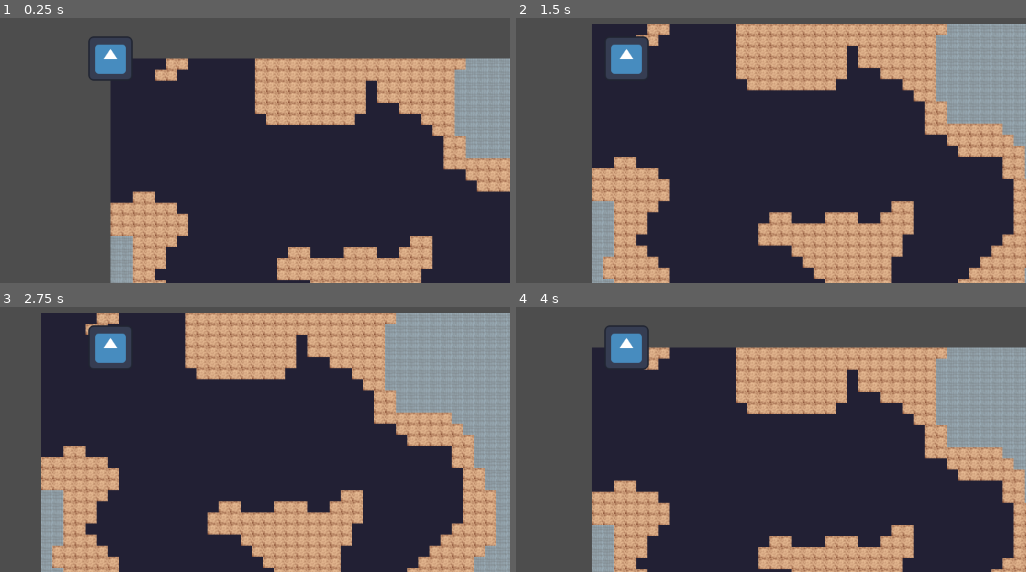
Above: before the commit, frames 1-4 (two rows, left to right).
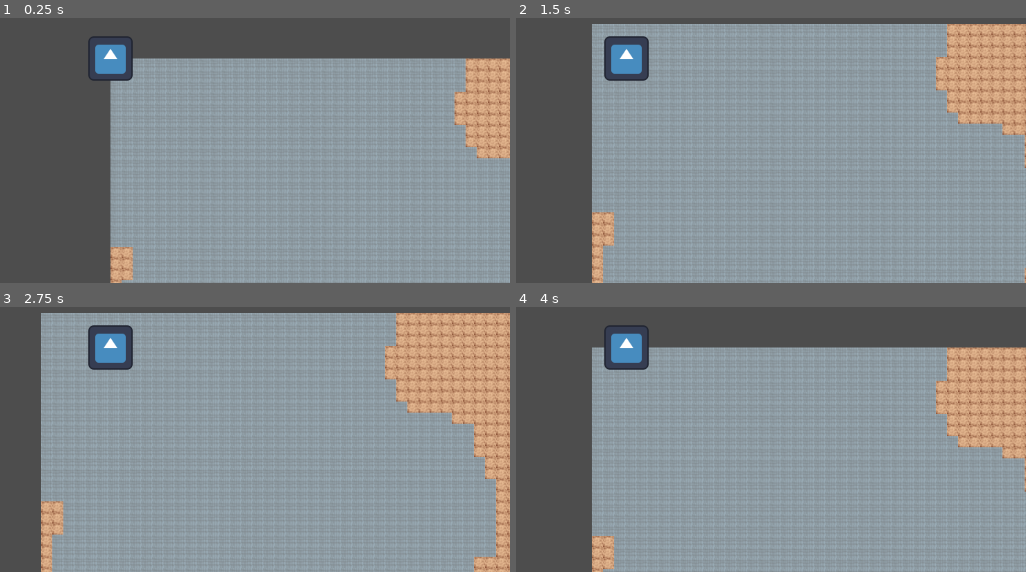
Above: after the commit, the same moments.

Repository: serviux/MysteryDungeon
Game: Godot game, scene res://main.tscn
The game is run twice, just before and just after one commit, with the same random seed, the same clock (stepped at 60 frames per second) and the same inputs. The engine's default icon, where the game draws it, is replaced by a stand-in: a white triangle on a blue panel in a dark square.
Inputs:
- Up to frame 1 (0.25 s): no input
- Up to frame 2 (1.5 s): tap Enter at 0.5 s; hold D (move_right) 0.53-1.28 s; tap Space at 1.25 s; hold S (move_down) from 1.28 s (still down)
- Up to frame 3 (2.75 s): tap Enter at 2 s; release S (move_down) at 2.03 s; hold D (move_right) from 2.03 s (still down)
- Up to frame 4 (4 s): tap Space at 2.75 s; release D (move_right) at 2.78 s; hold W (move_up) 2.78-3.53 s; tap Enter at 3.5 s; hold A (move_left) from 3.53 s (still down)

The runs differ from the first frame. In frame 1, 66% of the frame differs, in the area x 21-100%, y 15-100%; in frame 2, 81%; in frame 3, 87%, in the area x 8-100%, y 2-100%; in frame 4, 71%.

Commit message:
refactored floor generation

Diff:
--- /dev/null
+++ b/CONSTANTS.gd
@@ -0,0 +1,6 @@
+extends Node
+
+
+const WALL = Vector2i(1,0)
+const FLUID = Vector2i(0,0)
+const GROUND = Vector2i(2,0)
--- a/Floor/FloorGeneration.gd
+++ b/Floor/FloorGeneration.gd
@@ -4,11 +4,10 @@
 @export var width = 100
 @export var height = 100
 @export var world_starting_pos: Vector2i
+@export var tileTyper:determineTileType
 
 
-const WALL = Vector2i(1,0)
-const FLUID = Vector2i(0,0)
-const GROUND = Vector2i(2,0)
+
 
 func _ready():
 	floor_map.seed = randi()
@@ -25,17 +24,7 @@
 	for x in range(width):
 		for y in range(height):
 			var tile = floor_map.get_noise_2d( start_pos.x + x, start_pos.y + y)
-			tile = int(abs(tile) * 10)
-
-			var tile_type = WALL
-			if(tile == 0):
-				tile_type = FLUID
-			elif(tile == 1):
-				tile_type = GROUND
-			elif(tile == 2):
-				tile_type = WALL
-
-			print("Raw tile value: %s, tile_type: %s" % [tile, tile_type] )
+			var tile_type = tileTyper.determine_tile_type(tile)
 
 			var coords = Vector2i(start_pos.x + x, start_pos.y + y)
 			set_cell(0, coords, 0, tile_type)
--- /dev/null
+++ b/Floor/FloorMapConfigurations/CaveTileTyper.gd
@@ -0,0 +1,12 @@
+extends determineTileType
+
+func determine_tile_type(tile:float):
+		tile = int(abs(tile) * 100)
+		var tile_type = CONSTANTS.WALL
+		if(tile < 20):
+			tile_type = CONSTANTS.WALL
+		elif(tile > 20 and tile < 60):
+			tile_type = CONSTANTS.GROUND
+		elif(tile > 60):
+			tile_type = CONSTANTS.FLUID
+		return tile_type
--- /dev/null
+++ b/Floor/FloorMapConfigurations/CaveTileTyper.tscn
@@ -0,0 +1,6 @@
+[gd_scene load_steps=2 format=3 uid="uid://c7dyijufflf32"]
+
+[ext_resource type="Script" path="res://Floor/FloorMapConfigurations/CaveTileTyper.gd" id="1_n727k"]
+
+[node name="CaveTileTyper" type="Node2D"]
+script = ExtResource("1_n727k")
--- /dev/null
+++ b/Floor/FloorMapConfigurations/determineTileType.gd
@@ -0,0 +1,6 @@
+extends Node
+class_name determineTileType
+@onready var CONSTANTS = %CONSTANTS
+
+func determine_tile_type(tile:float):
+	push_error("Unimplemented")
--- /dev/null
+++ b/constants.tscn
@@ -0,0 +1,6 @@
+[gd_scene load_steps=2 format=3 uid="uid://6prh0w1xa0cg"]
+
+[ext_resource type="Script" path="res://CONSTANTS.gd" id="1_2q6ee"]
+
+[node name="CONSTANTS" type="Node"]
+script = ExtResource("1_2q6ee")
--- a/main.tscn
+++ b/main.tscn
@@ -1,10 +1,18 @@
-[gd_scene load_steps=3 format=3 uid="uid://dr78p6t0v7p1f"]
+[gd_scene load_steps=5 format=3 uid="uid://dr78p6t0v7p1f"]
 
+[ext_resource type="PackedScene" uid="uid://6prh0w1xa0cg" path="res://constants.tscn" id="1_12y3w"]
 [ext_resource type="PackedScene" uid="uid://dlu147ene025i" path="res://Floor/FloorGeneration.tscn" id="1_16whx"]
 [ext_resource type="PackedScene" uid="uid://17j6a7stnbu6" path="res://character_body_2d.tscn" id="2_0ef6t"]
+[ext_resource type="PackedScene" uid="uid://c7dyijufflf32" path="res://Floor/FloorMapConfigurations/CaveTileTyper.tscn" id="2_hlvmc"]
 
 [node name="Node2D" type="Node2D"]
 
-[node name="FloorGeneration" parent="." instance=ExtResource("1_16whx")]
+[node name="CONSTANTS" parent="." instance=ExtResource("1_12y3w")]
+unique_name_in_owner = true
+
+[node name="CaveTileTyper" parent="." instance=ExtResource("2_hlvmc")]
+
+[node name="FloorGeneration" parent="." node_paths=PackedStringArray("tileTyper") instance=ExtResource("1_16whx")]
+tileTyper = NodePath("../CaveTileTyper")
 
 [node name="CharacterBody2D" parent="." instance=ExtResource("2_0ef6t")]
--- a/project.godot
+++ b/project.godot
@@ -14,6 +14,10 @@
 run/main_scene="res://main.tscn"
 config/features=PackedStringArray("4.2", "Forward Plus")
 config/icon="res://icon.svg"
+
+[autoload]
+
+Constants="*res://constants.tscn"
 
 [input]
 
